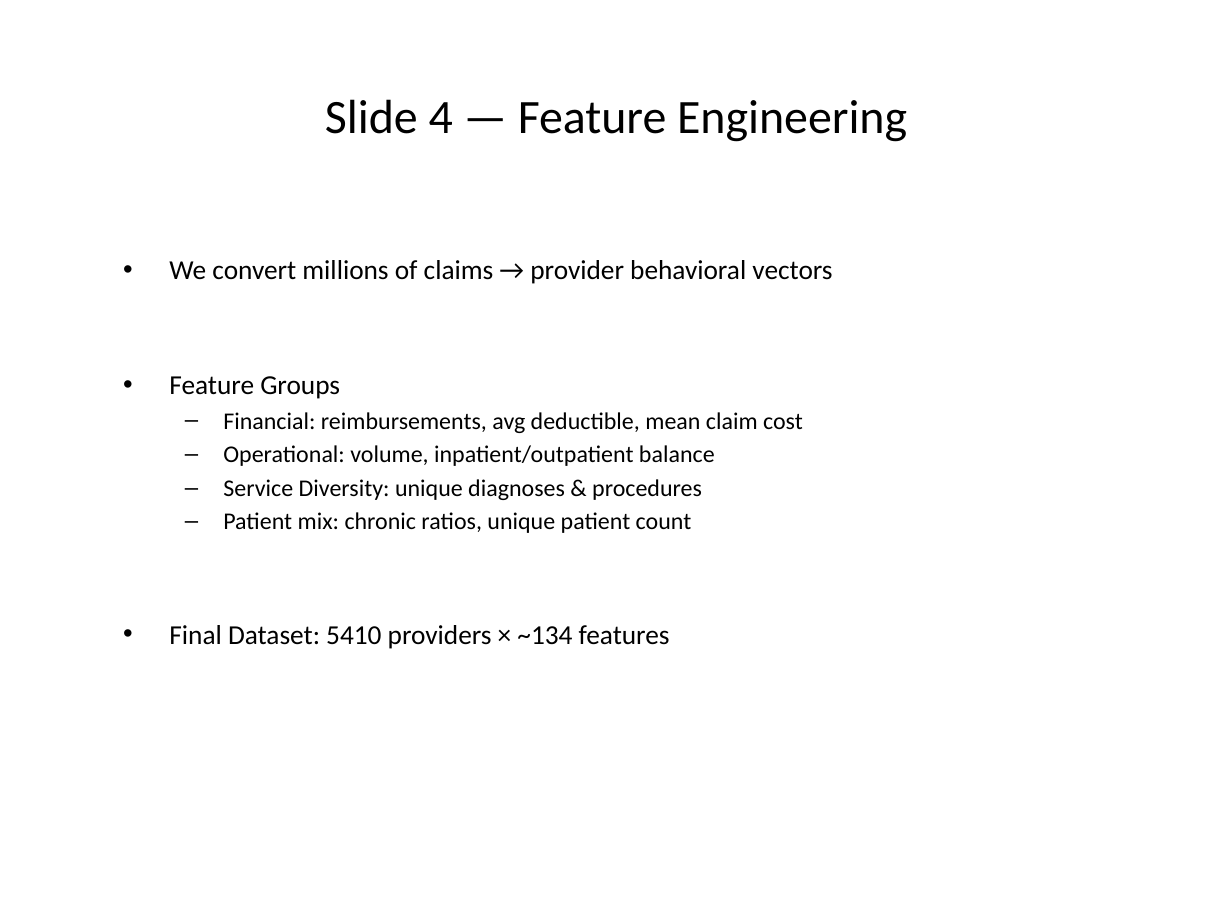
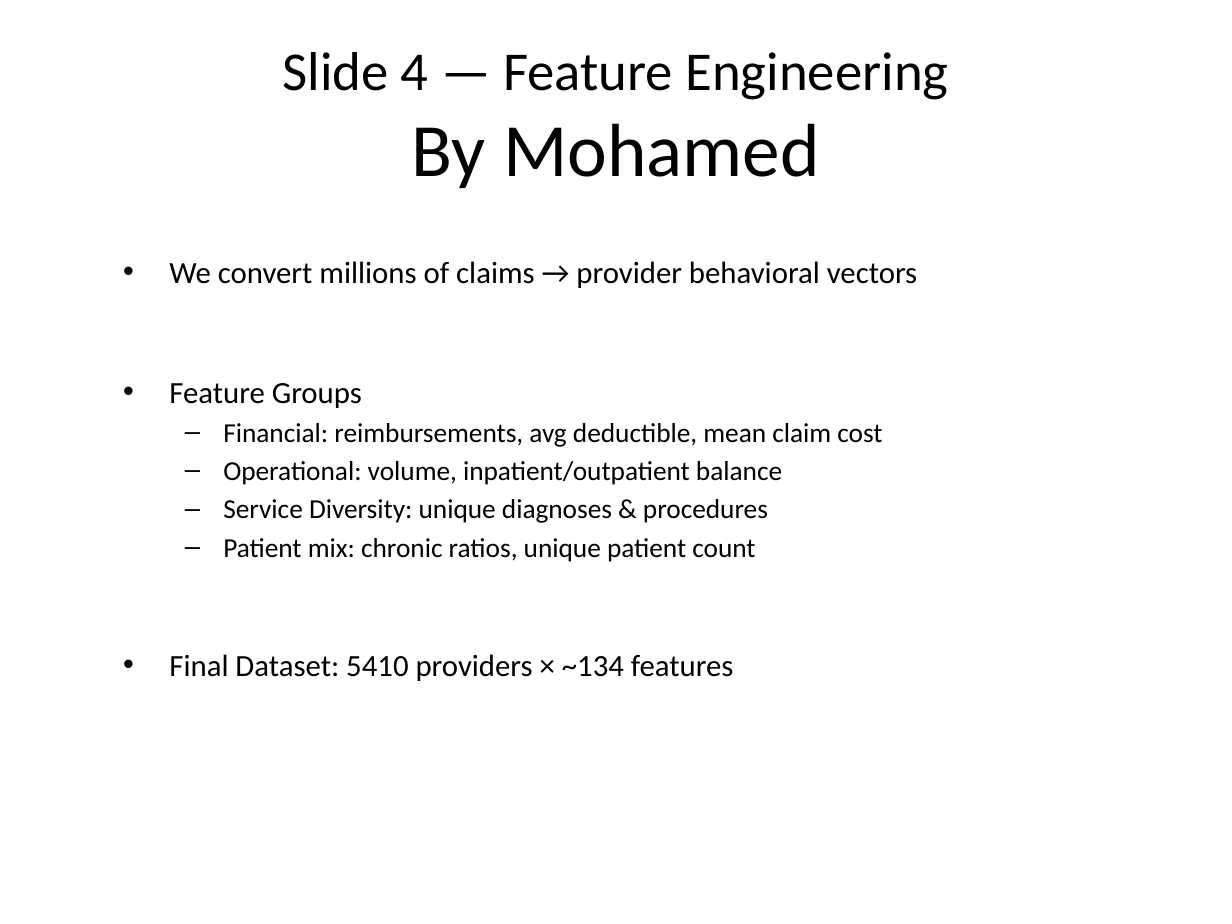
Before and after one commit to mohamedosamaa428/fraud_detection_project, a slide deck: slide 5 of reports/presentation.pptx. Drawn at 1232x924 pixels with LibreOffice and Linux fonts; fonts in the diff are those of the drawing. Boxes give left, top, right and bottom in pixels: in the first picture for what was removed or moved away, otherwise in the second. Text is boxed around its words. In the diff, an @@ line names an element or a change of style, - is before the commit and + after.

```diff
--- a/reports/presentation.pptx
+++ b/reports/presentation.pptx
@@ title at [282,52,948,100]: size 28 to 32 pt in "Slide 4 — Feature Engineering" @@
@@ title at [412,123,820,188]: paragraph added @@
+By Mohamed
@@ text "We convert millions of claims ..." at [169,261,917,681]: size 16 to 18 pt in "We convert millions of claims → provider ...", "Feature Groups", "Final Dataset: 5410 providers × ~134 features"; size 14 to 16 pt in "Financial: reimbursements, avg deductible, mean claim cost", "Operational: volume, inpatient/outpatient balance", "Service Diversity: unique diagnoses & procedures", "Patient mix: chronic ratios, unique patient count" @@
```
Also in this commit, not shown: 12 other slides changed, 1 other file.
